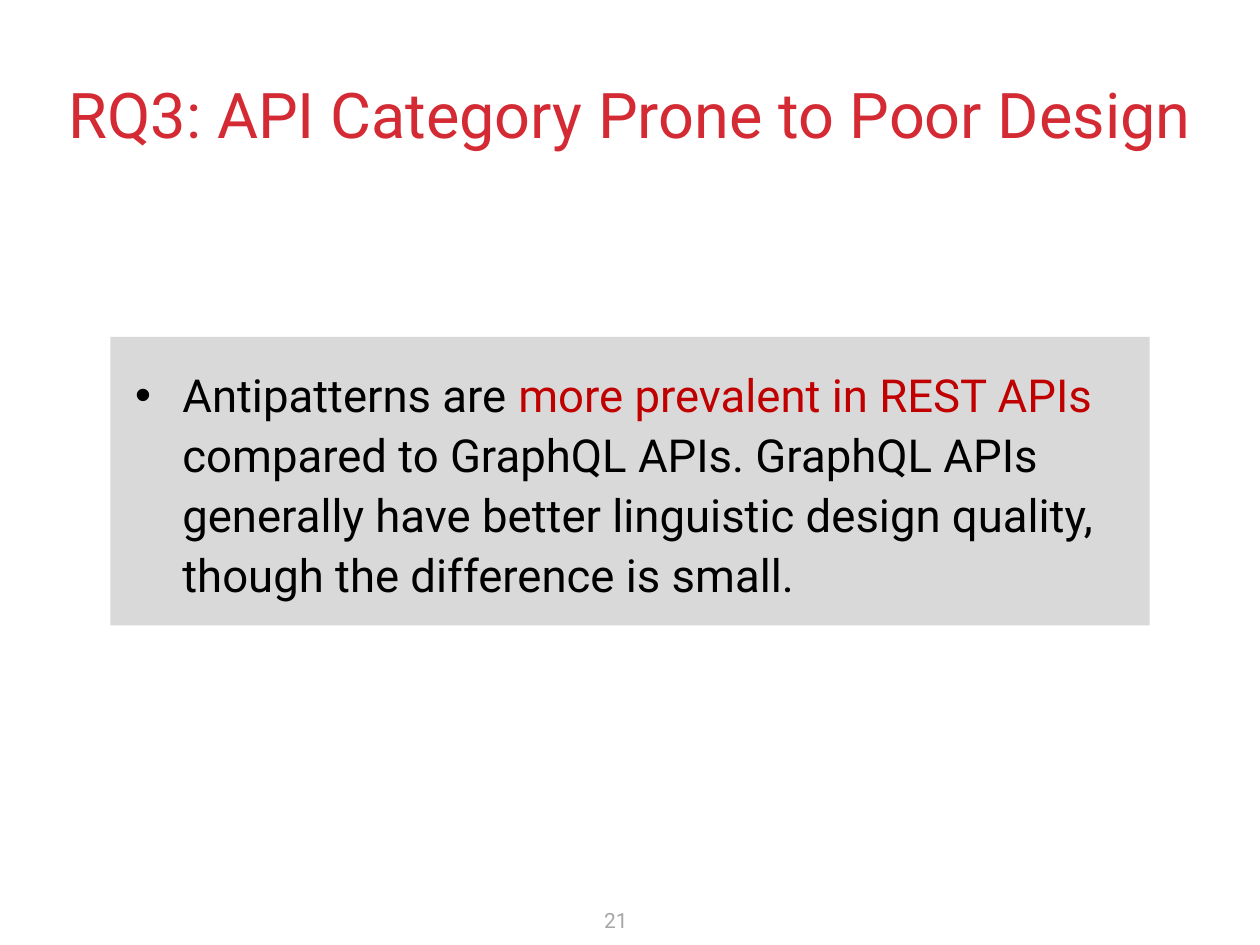
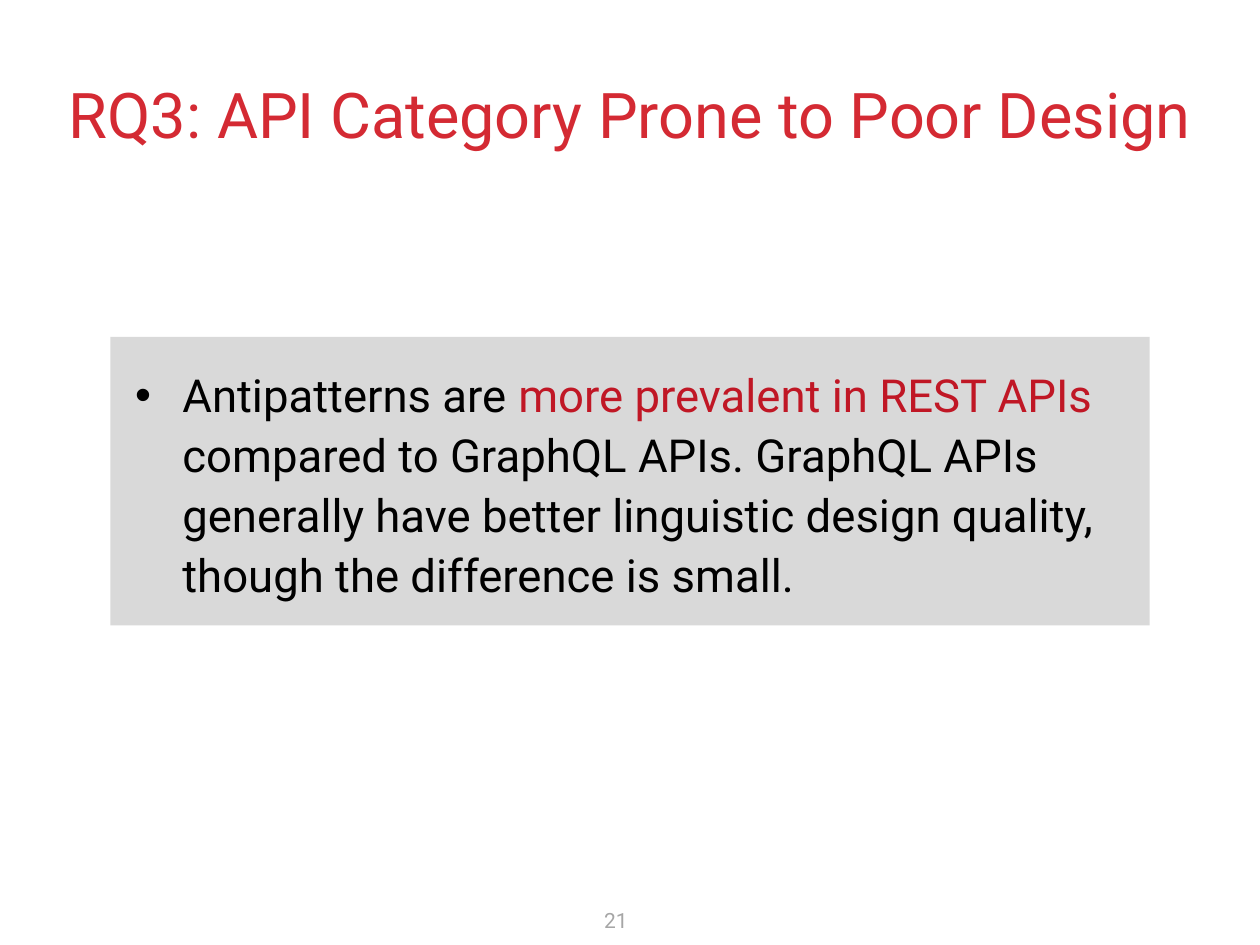
Before and after one commit to krishnodey/API-Quality, a slide deck: slide 21 of Cascon-Resources/Presentation/CASCON-2024.pptx. Drawn at 1260x945 pixels with LibreOffice and Linux fonts; fonts in the diff are those of the drawing. Boxes give left, top, right and bottom in pixels: in the first picture for what was removed or moved away, otherwise in the second. Text is boxed around its words. In the diff, an @@ line names an element or a change of style, - is before the commit and + after.

```diff
--- a/Cascon-Resources/Presentation/CASCON-2024.pptx
+++ b/Cascon-Resources/Presentation/CASCON-2024.pptx
@@ rectangle "Antipatterns are more prevalent in ..." at (111, 336, 1150, 625): text colour #C00000 to #C01725 in "more prevalent in REST APIs" @@
```
Also in this commit, not shown: 8 other slides changed.
